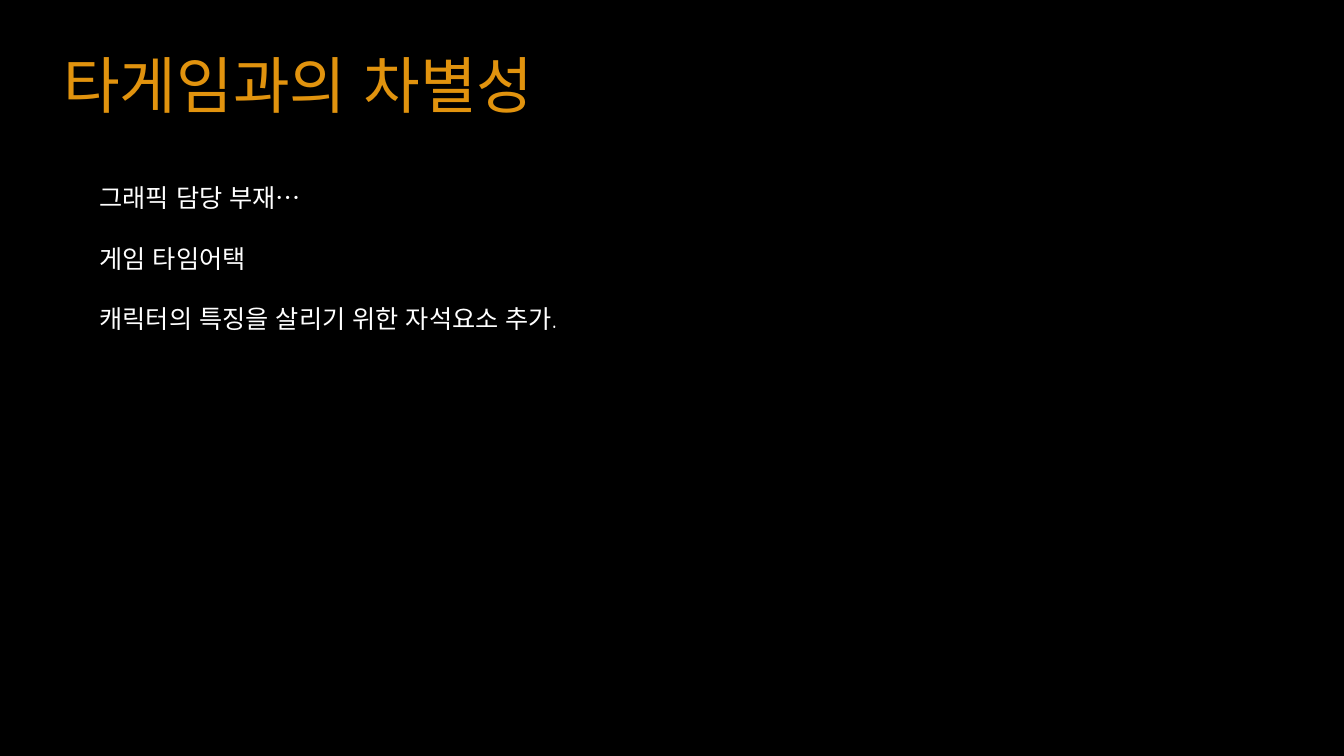
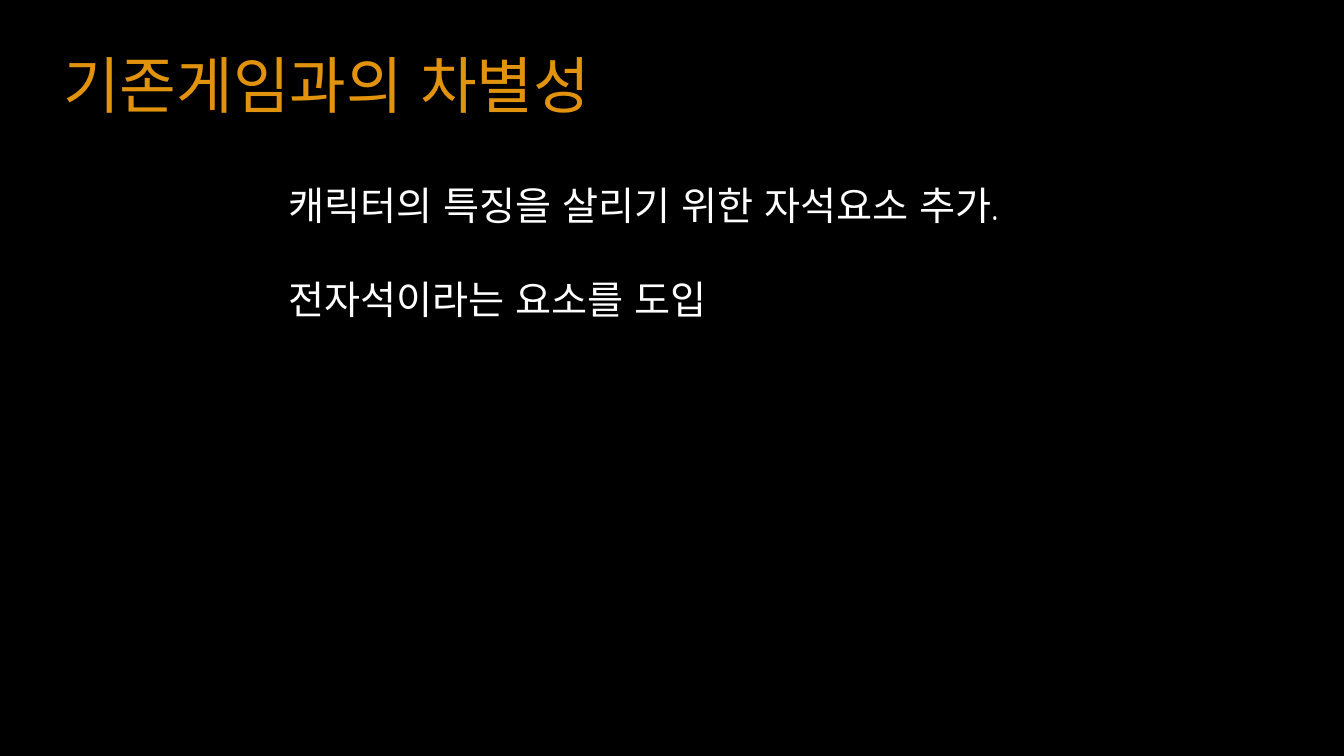
Before and after one commit to YKTeam/Room503, a slide deck: slide 4 of Document/Escape Cube(가제) ppt.pptx. Drawn at 1344x756 pixels with LibreOffice and Linux fonts; fonts in the diff are those of the drawing. Boxes give left, top, right and bottom in pixels: in the first picture for what was removed or moved away, otherwise in the second. Text is boxed around its words. In the diff, an @@ line names an element or a change of style, - is before the commit and + after.

Commit message:
졸업작품 기획서
연구목적, 조작방법 추가

```diff
--- a/Document/Escape Cube(가제) ppt.pptx
+++ b/Document/Escape Cube(가제) ppt.pptx
@@ text at <box>63,57,590,113</box>: text changed @@
-타게임과의 차별성
+기존게임과의 차별성
@@ text "캐릭터의 특징을 살리기 위한 자석요소 ...": place and size @@
-text "캐릭터의 특징을 살리기 위한 자석요소 ..." at <box>99,186,557,330</box>
+text "캐릭터의 특징을 살리기 위한 자석요소 ..." at <box>288,187,998,317</box>
@@ text at <box>99,186,302,270</box>: paragraphs removed @@
-그래픽 담당 부재…
-게임 타임어택
@@ text at <box>288,187,998,224</box>: size 18 to 28 pt in "캐릭터의 특징을 살리기 위한 자석요소 추가." @@
@@ text at <box>288,281,706,317</box>: paragraph added @@
+전자석이라는 요소를 도입
```
Also in this commit, not shown: 2 other slides changed, 3 slides added, 1 slide removed, 4 other files.
